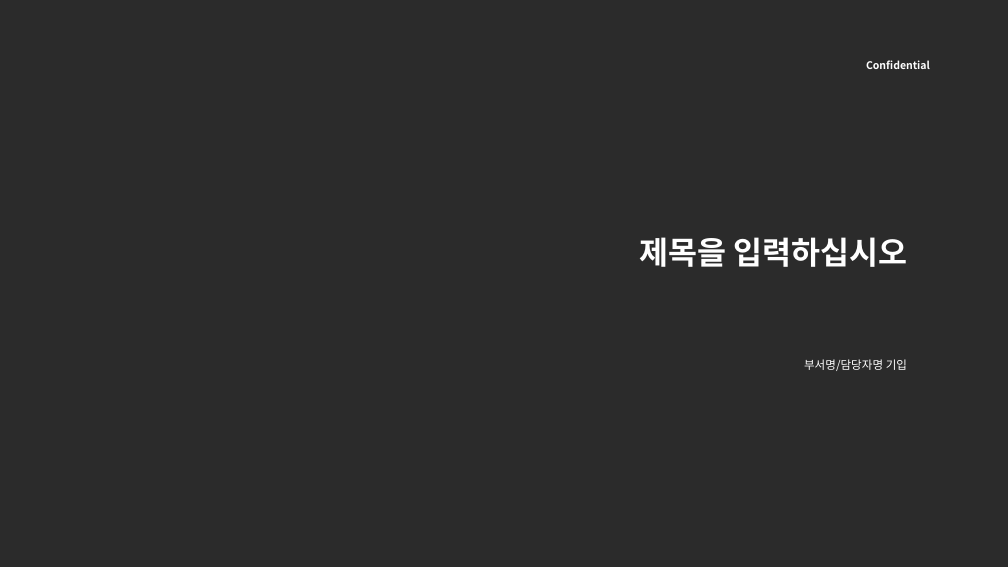
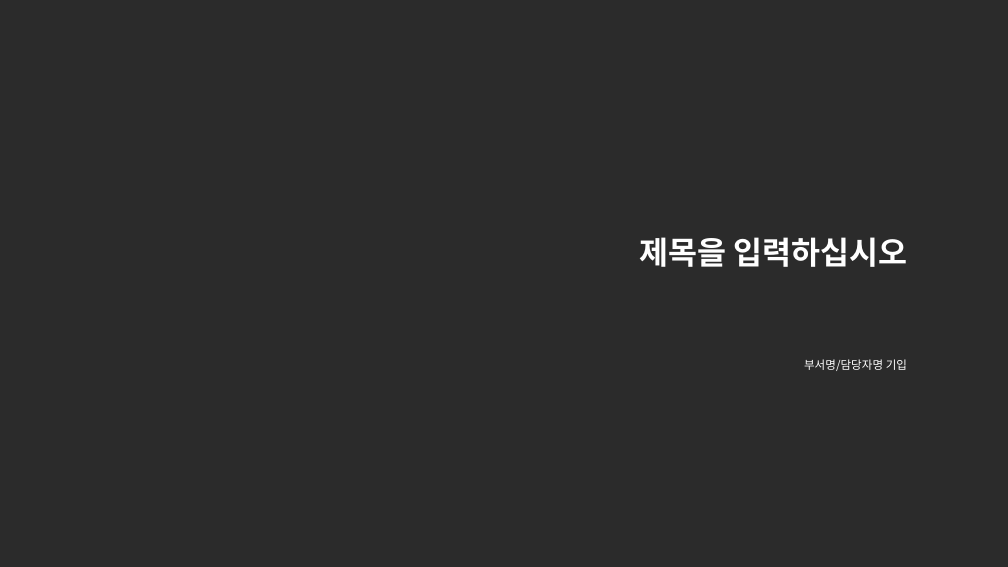
Before and after one commit to harley-hwan/radar-sw-study, a slide deck: slide 1 of ref/템플릿/Presentation_Template_Blank.pptx (slide 2 before the commit). Drawn at 1008x567 pixels with LibreOffice and Linux fonts; fonts in the diff are those of the drawing; background and template pictures are left out; a plain dark background stands for a picture behind light text. Boxes give left, top, right and bottom in pixels: in the first picture for what was removed or moved away, otherwise in the second. Text is boxed around its words. In the diff, an @@ line names an element or a change of style, - is before the commit and + after.

```diff
--- a/ref/템플릿/Presentation_Template_Blank.pptx
+++ b/ref/템플릿/Presentation_Template_Blank.pptx
@@ text removed at (x1=866, y1=60, x2=930, y2=69) @@
-Confidential
```
Also in this commit, not shown: 4 slides removed, 2 other files.
